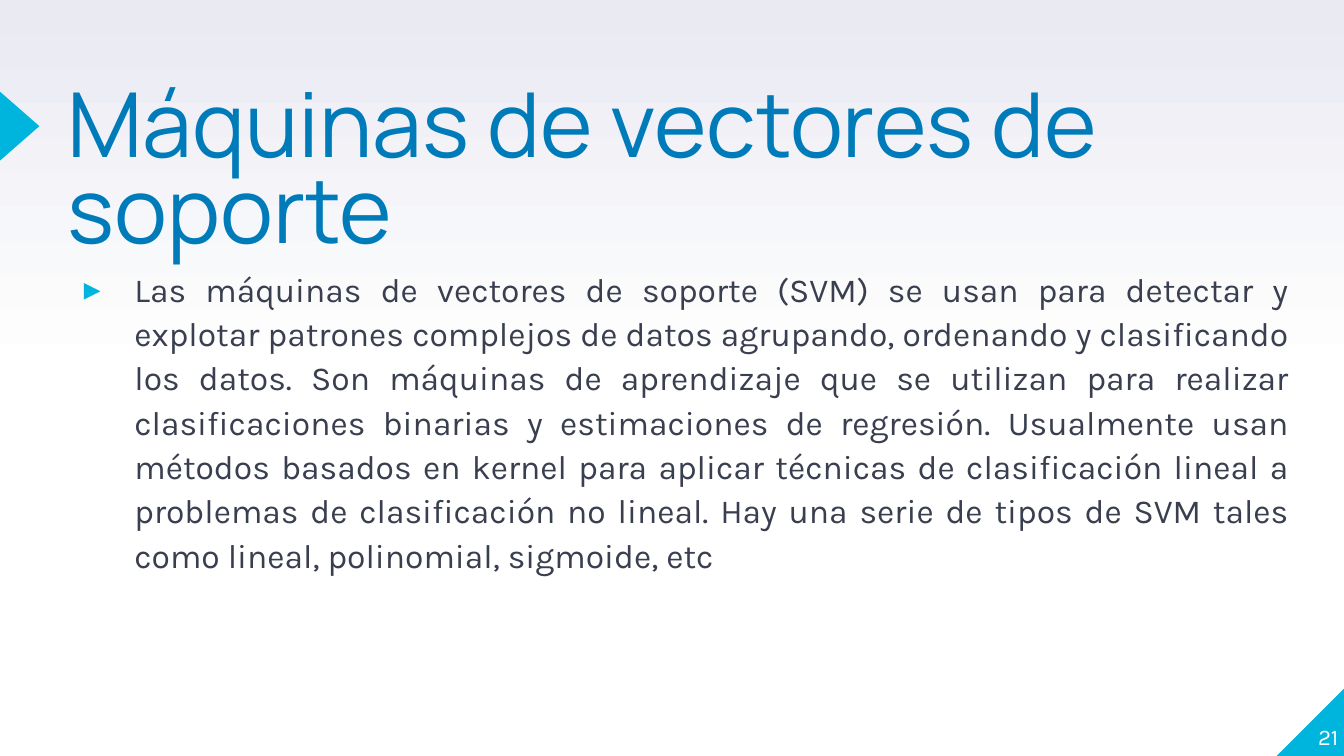
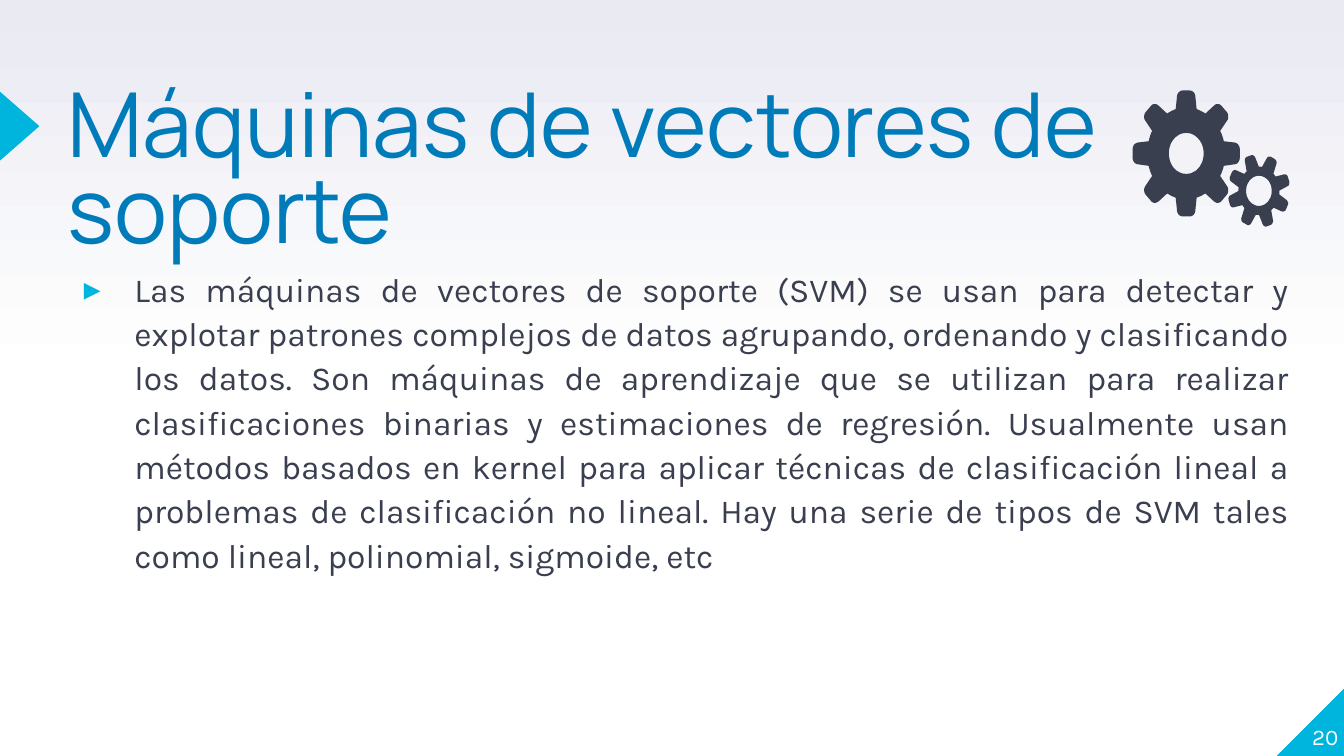
Before and after one commit to aletzLozano/MINERIA-DE-DATOS, a slide deck: slide 20 of CLASE/CLASE PREDICION.pptx (slide 21 before the commit). Drawn at 1344x756 pixels with LibreOffice and Linux fonts; fonts in the diff are those of the drawing. Boxes give left, top, right and bottom in pixels: in the first picture for what was removed or moved away, otherwise in the second. Text is boxed around its words. In the diff, an @@ line names an element or a change of style, - is before the commit and + after.

```diff
--- a/CLASE/CLASE PREDICION.pptx
+++ b/CLASE/CLASE PREDICION.pptx
@@ freeform shape added at bbox=[1133, 90, 1241, 216], fill #3A3F50 @@
@@ freeform shape added at bbox=[1228, 155, 1289, 226], fill #3A3F50 @@
@@ page number at bbox=[1312, 730, 1338, 746]: text changed @@
-21
+20
```
Also in this commit, not shown: 10 other slides changed, 3 slides added, 2 slides removed, 1 other file.
